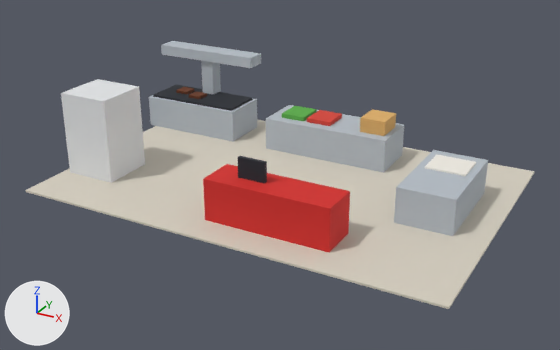
What one commit did to the glTF model apps/playground/public/stages/kitchen.glb.
One viewpoint serves both versions: a 50 mm camera at (8.72, -16.22, 8.23) aimed at (-0.01, -0.34, 0.29). Every picture has the same lights, and +X, +Y and +Z are marked at lower left. The picture after the commit comes second. Where no turn or scale is listed for an object, it has been applied to the vertices.

The older version as bpy lines, for what is in view:
```python
ob_cube_003 = bpy.data.objects.new('Cube.003', me_mesh_0)
ob_cube_003.parent = ob_grill
ob_cube_003.location = (-4.2, 2.4, 0.45)
ob_cube_003.scale = (3.0, 1.4, 0.9)
ob_flue = bpy.data.objects.new('flue', me_mesh_0)
ob_flue.parent = ob_grill
ob_flue.location = (-4.2, 2.9, 1.45)
ob_flue.scale = (0.4, 0.4, 1.1)
ob_griddle = bpy.data.objects.new('griddle', me_mesh_1)
ob_griddle.parent = ob_grill
ob_griddle.location = (-4.2, 2.4, 0.93)
ob_griddle.scale = (2.8, 1.2, 0.06)
ob_hood = bpy.data.objects.new('hood', me_mesh_0)
ob_hood.parent = ob_grill
ob_hood.location = (-4.2, 2.9, 2.15)
ob_hood.scale = (3.2, 0.6, 0.3)
ob_lettuce_bin = bpy.data.objects.new('lettuce bin', me_mesh_3)
ob_lettuce_bin.location = (-0.9, 2.4, 0.96)
ob_mesh_0 = bpy.data.objects.new('Mesh_0', me_mesh_0)
ob_mesh_0.parent = ob_prep_line
ob_mesh_0.location = (0.2, 2.4, 0.45)
ob_mesh_0.scale = (3.6, 1.4, 0.9)
ob_mesh_7 = bpy.data.objects.new('Mesh_7', me_mesh_7)
ob_mesh_7.location = (1.0, -2.4, 0.52)
ob_patty = bpy.data.objects.new('patty', me_mesh_2)
ob_patty.parent = ob_grill
ob_patty.location = (-4.9, 2.5, 1.0)
ob_patty.scale = (0.4, 0.4, 0.08)
ob_tomato_bin = bpy.data.objects.new('tomato bin', me_mesh_4)
ob_tomato_bin.location = (-0.1, 2.4, 0.96)
# also in view: 'screen' at (0.4, -2.4, 1.3); 'bun rack' at (1.5, 2.4, 1.1); 'Mesh_8' at (-4.6, -1.6, 1.1); 'Mesh_9' at (0.0, 0.0, -0.03); 'Mesh_0.001' at (4.0, 0.4, 0.45)
```
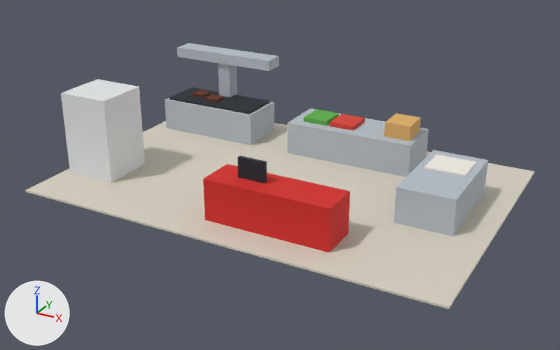
What differs and where, as boxes (x1, y1, x2, y2) in the pictures (560 x 350 px):
'Mesh_0', moved
    before: (266, 105, 404, 173)
    after: (287, 108, 429, 177)
'Cube.003', moved
    before: (149, 95, 257, 142)
    after: (165, 98, 274, 145)
'hood', moved
    before: (161, 41, 261, 68)
    after: (177, 43, 279, 71)
'griddle', moved
    before: (153, 84, 252, 111)
    after: (169, 87, 270, 114)
'bun rack', moved
    before: (360, 109, 396, 136)
    after: (384, 113, 421, 141)
'flue', moved
    before: (201, 61, 221, 94)
    after: (218, 63, 237, 97)
'tomato bin', moved
    before: (307, 110, 342, 126)
    after: (330, 114, 365, 131)
'lettuce bin', moved
    before: (282, 106, 317, 122)
    after: (304, 109, 339, 126)
'patty', moved
    before: (176, 87, 195, 94)
    after: (192, 90, 211, 98)

The edits, one by one:
Object 'Cube.003' (ob_cube_003) moves from (-4.2, 2.4, 0.45) to (-3.6, 2.4, 0.45).
Object 'griddle' (ob_griddle) moves from (-4.2, 2.4, 0.93) to (-3.6, 2.4, 0.93).
Object 'patty' (ob_patty) moves from (-4.9, 2.5, 1.0) to (-4.3, 2.5, 1.0).
Object 'flue' (ob_flue) moves from (-4.2, 2.9, 1.45) to (-3.6, 2.9, 1.45).
Object 'hood' (ob_hood) moves from (-4.2, 2.9, 2.15) to (-3.6, 2.9, 2.15).
Object 'Mesh_0' (ob_mesh_0) moves from (0.2, 2.4, 0.45) to (0.9, 2.4, 0.45).
Object 'lettuce bin' (ob_lettuce_bin) moves from (-0.9, 2.4, 0.96) to (-0.2, 2.4, 0.96).
Object 'tomato bin' (ob_tomato_bin) moves from (-0.1, 2.4, 0.96) to (0.6, 2.4, 0.96).
Object 'bun rack' (ob_bun_rack) moves from (1.5, 2.4, 1.1) to (2.2, 2.4, 1.1).
